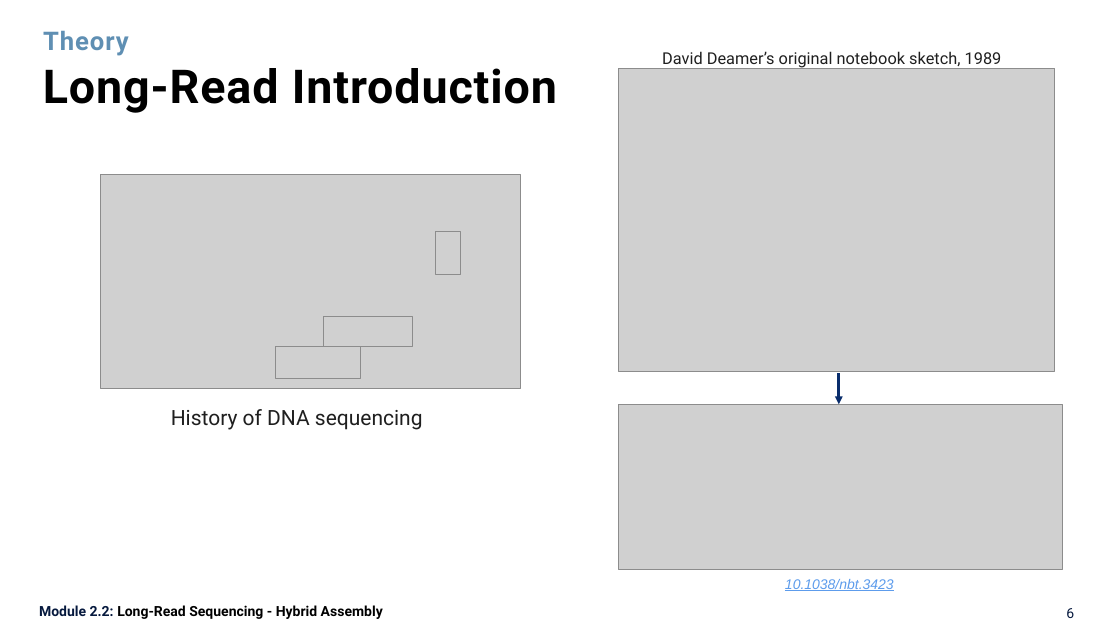
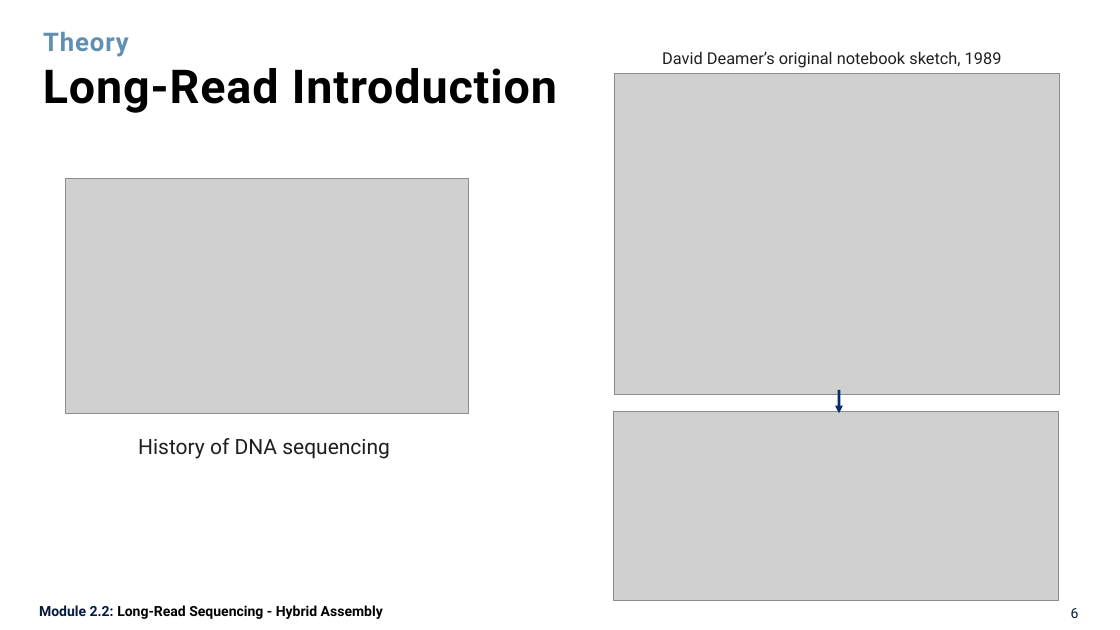
Before and after one commit to quynhnpn-oucru/MicroGen-2026, a slide deck: slide 6 of day-2_quynhnpn/instructions/presentations/microgen2026_hybridassembly_quynhnpn.pptx. Drawn at 1120x630 pixels with LibreOffice and Linux fonts; fonts in the diff are those of the drawing; grey boxes stand for pictures. Boxes give left, top, right and bottom in pixels: in the first picture for what was removed or moved away, otherwise in the second. Text is boxed around its words. In the diff, an @@ line names an element or a change of style, - is before the commit and + after.

```diff
--- a/day-2_quynhnpn/instructions/presentations/microgen2026_hybridassembly_quynhnpn.pptx
+++ b/day-2_quynhnpn/instructions/presentations/microgen2026_hybridassembly_quynhnpn.pptx
@@ picture: place and size @@
-picture at [619, 68, 1055, 371]
+picture at [615, 73, 1060, 395]
@@ picture: place and size @@
-picture at [101, 174, 520, 388]
+picture at [66, 179, 469, 414]
@@ picture removed at [436, 232, 460, 276] @@
@@ picture removed at [324, 316, 413, 346] @@
@@ picture removed at [276, 347, 360, 378] @@
@@ picture: place and size @@
-picture at [619, 405, 1063, 570]
+picture at [614, 412, 1060, 601]
@@ arrow moved from (839, 373) - (839, 404) to (839, 390) - (839, 413) @@
@@ text "History of DNA sequencing": place and size @@
-text "History of DNA sequencing" at [171, 409, 423, 430]
+text "History of DNA sequencing" at [138, 438, 390, 459]
@@ text removed at [785, 579, 894, 591] @@
-10.1038/nbt.3423
@@ page number: place and size @@
-page number at [1066, 608, 1074, 618]
+page number at [1071, 608, 1079, 618]
```
Also in this commit, not shown: 14 other slides changed, 2 slides added, 2 slides removed, 1 other file.
